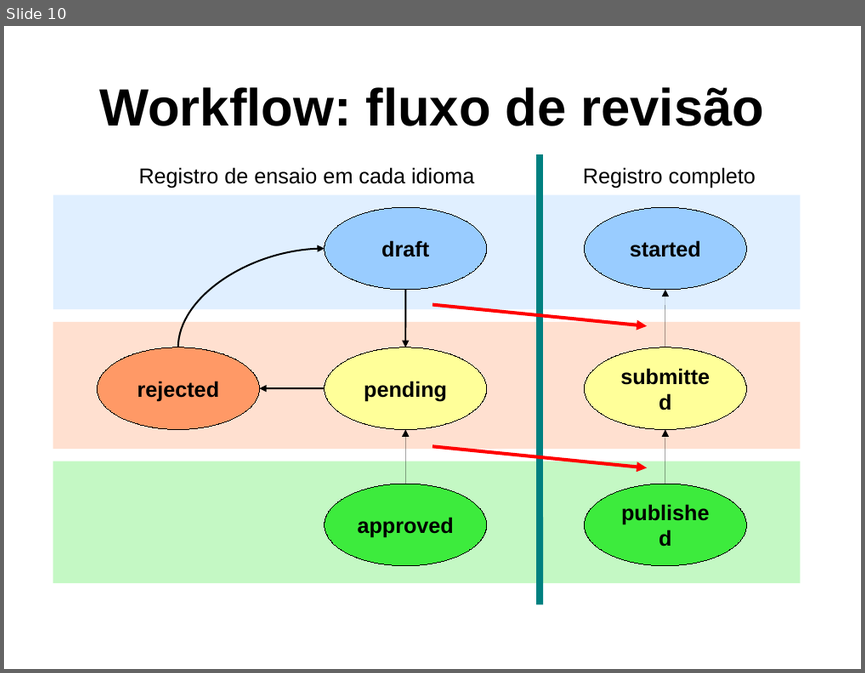
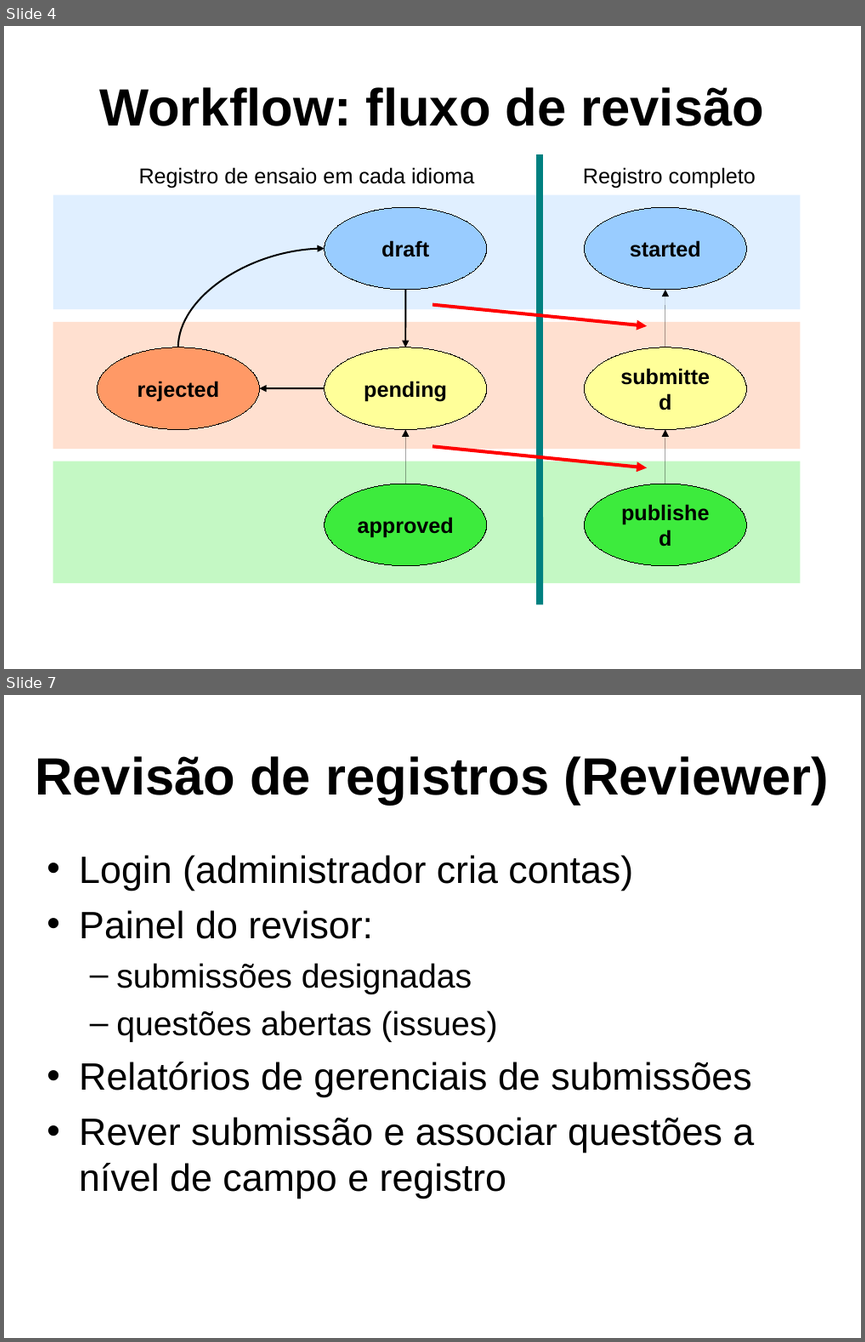
Before and after one commit to frac/opentrials, a slide deck: docs/fiocruz-2009-11.odp. Shown one above the other, each under a label of ours: slide 10 before the commit, slides 4 and 7 after it; the slides between them are not shown. The pictures are 865x673 and 865x1342 pixels, drawn with LibreOffice and Linux fonts; fonts in the diff are those of the drawing; background and template pictures are left out. Boxes give left, top, right and bottom in pixels: in the first picture for what was removed or moved away, otherwise in the second. Text is boxed around its words. In the diff, an @@ line names an element or a change of style, - is before the commit and + after.

```diff
--- a/docs/fiocruz-2009-11.odp
+++ b/docs/fiocruz-2009-11.odp
@@ slide 7 added at [4,695,861,1338], background picture (left out) @@
@@ title added at [35,756,828,805], 44 pt, text #000000, bold @@
+Revisão de registros (Reviewer)
@@ text added at [79,855,754,1198], 32 pt, text #000000 @@
+• Login (administrador cria contas)
+• Painel do revisor:
+  – submissões designadas
+  – questões abertas (issues)
+• Relatórios de gerenciais de submissões
+• Rever submissão e associar questões a nível de campo e registro
@@ what was slide 10 is now slide 4 @@
```
Also in this commit, not shown: 2 slides changed, 5 other slides added, 6 slides removed, 2 other files.
